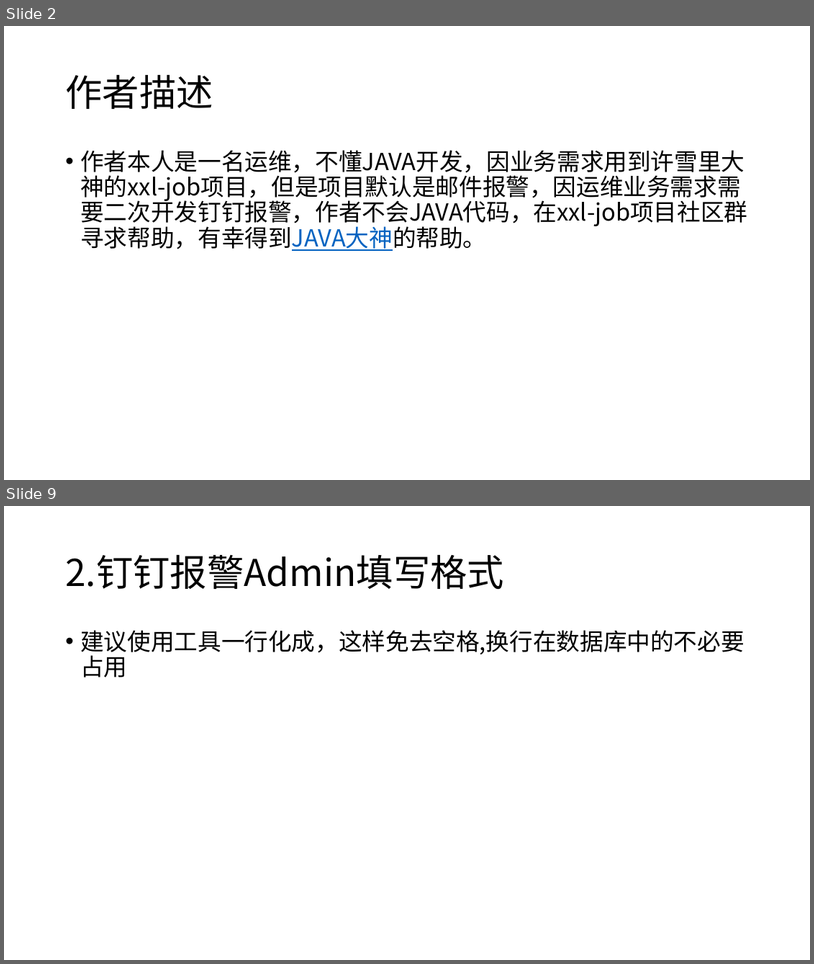
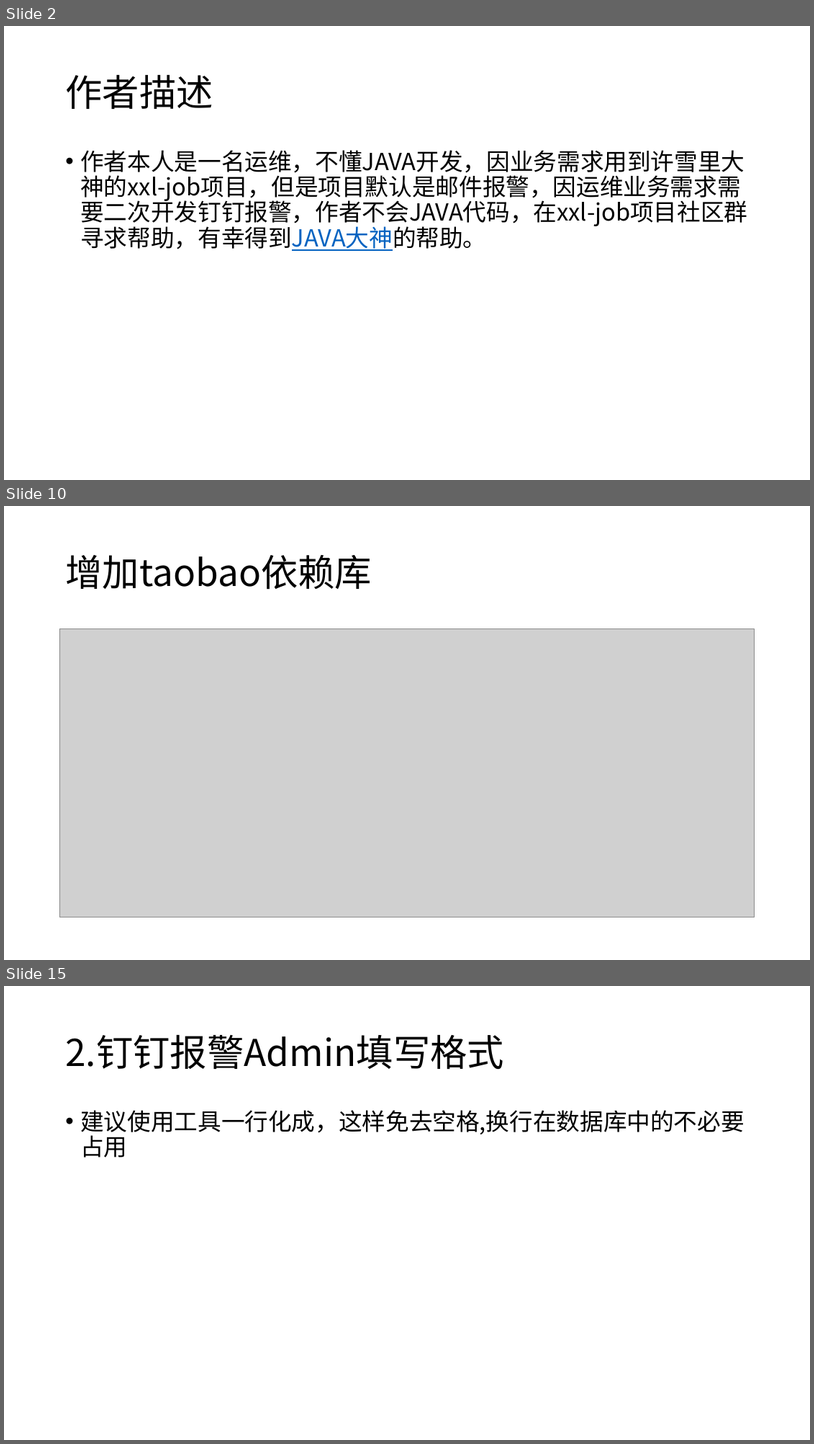
Before and after one commit to xuxueli/xxl-job, a slide deck: doc/XXL-JOB钉钉报警使用文档.pptx. Shown one above the other, each under a label of ours: slides 2 and 9 before the commit, slides 2, 10 and 15 after it; the slides between them are not shown. The pictures are 814x964 and 814x1444 pixels, drawn with LibreOffice and Linux fonts; fonts in the diff are those of the drawing; grey boxes stand for pictures; background and template pictures are left out. Boxes give left, top, right and bottom in pixels: in the first picture for what was removed or moved away, otherwise in the second. Text is boxed around its words. In the diff, an @@ line names an element or a change of style, - is before the commit and + after.

```diff
--- a/doc/XXL-JOB钉钉报警使用文档.pptx
+++ b/doc/XXL-JOB钉钉报警使用文档.pptx
@@ slide 10 added at (4,506,810,960), background #FFFFFF @@
@@ title added at (65,555,372,589), 44 pt, text #000000 @@
+增加taobao依赖库
@@ picture added at (59,629,756,917) @@
@@ what was slide 9 is now slide 15 @@
```
Also in this commit, not shown: 5 slides changed, 6 other slides added, 1 slide removed, 3 other files.
